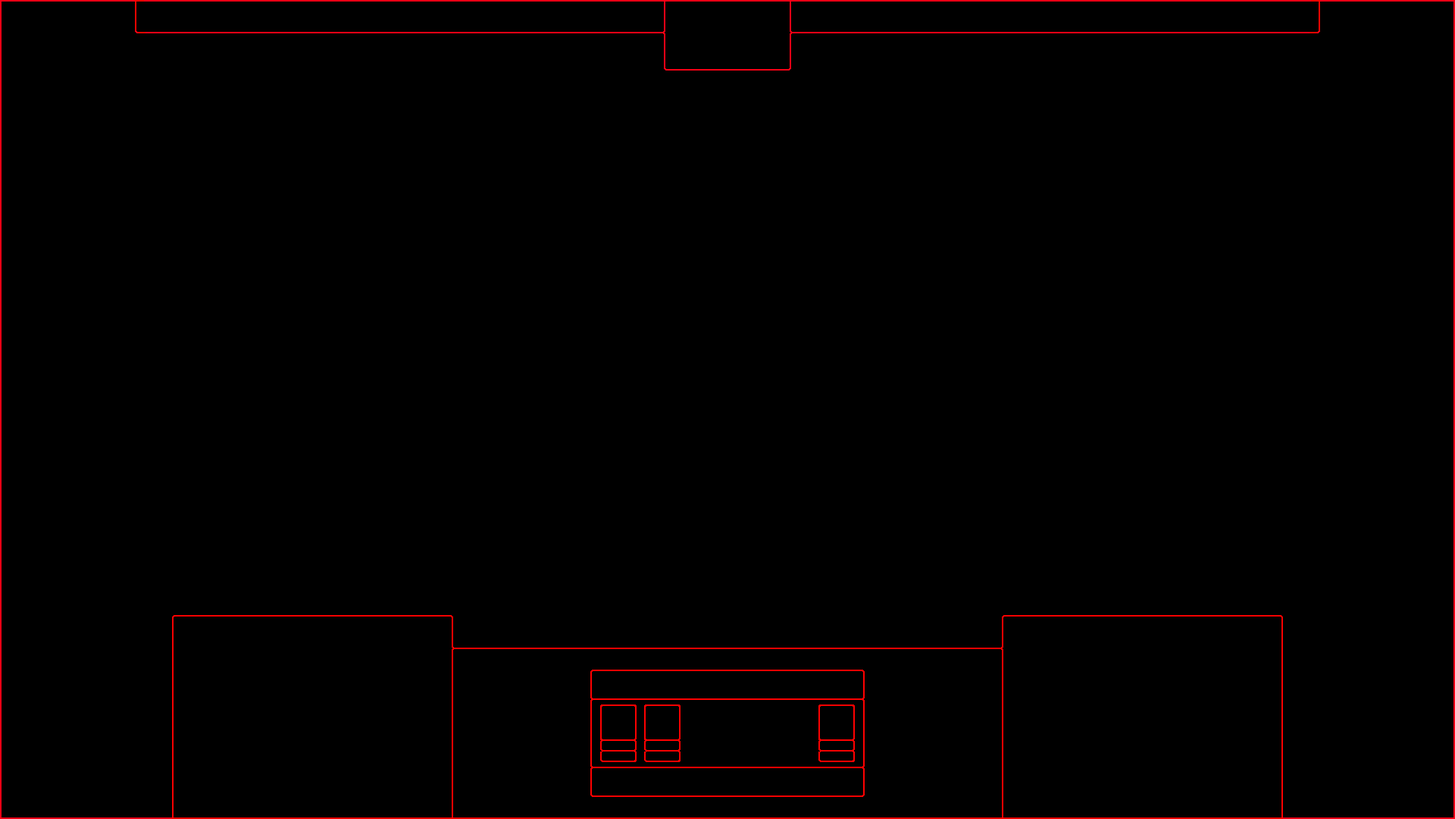
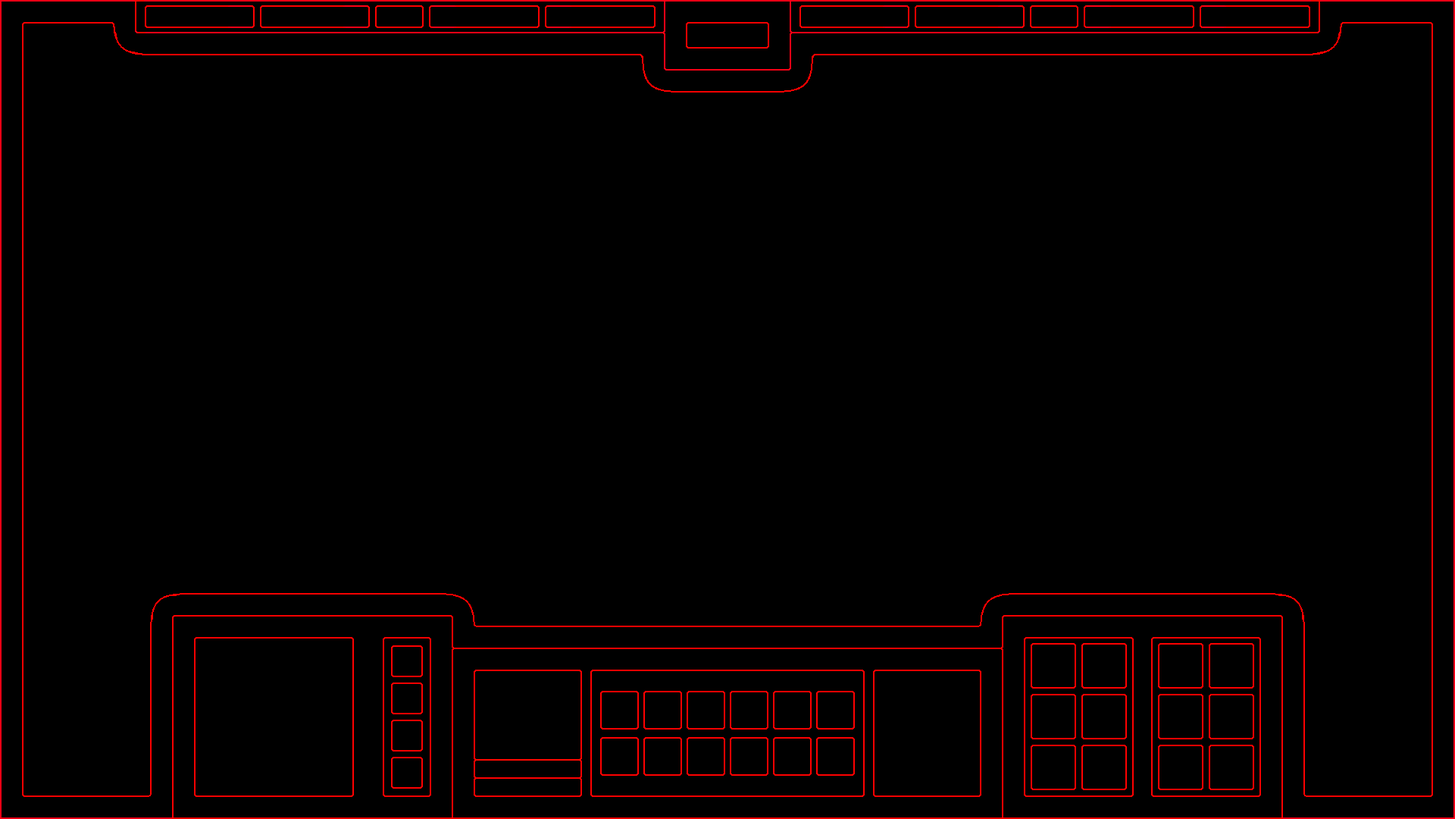
The second 1455×819 image is a revision of the first. Changes to its layers:
hid "Слой 4" over [590, 690, 865, 776]
showed "Слой 3" over [144, 5, 1311, 790]
showed "Слой 1" over [21, 21, 1434, 797]
